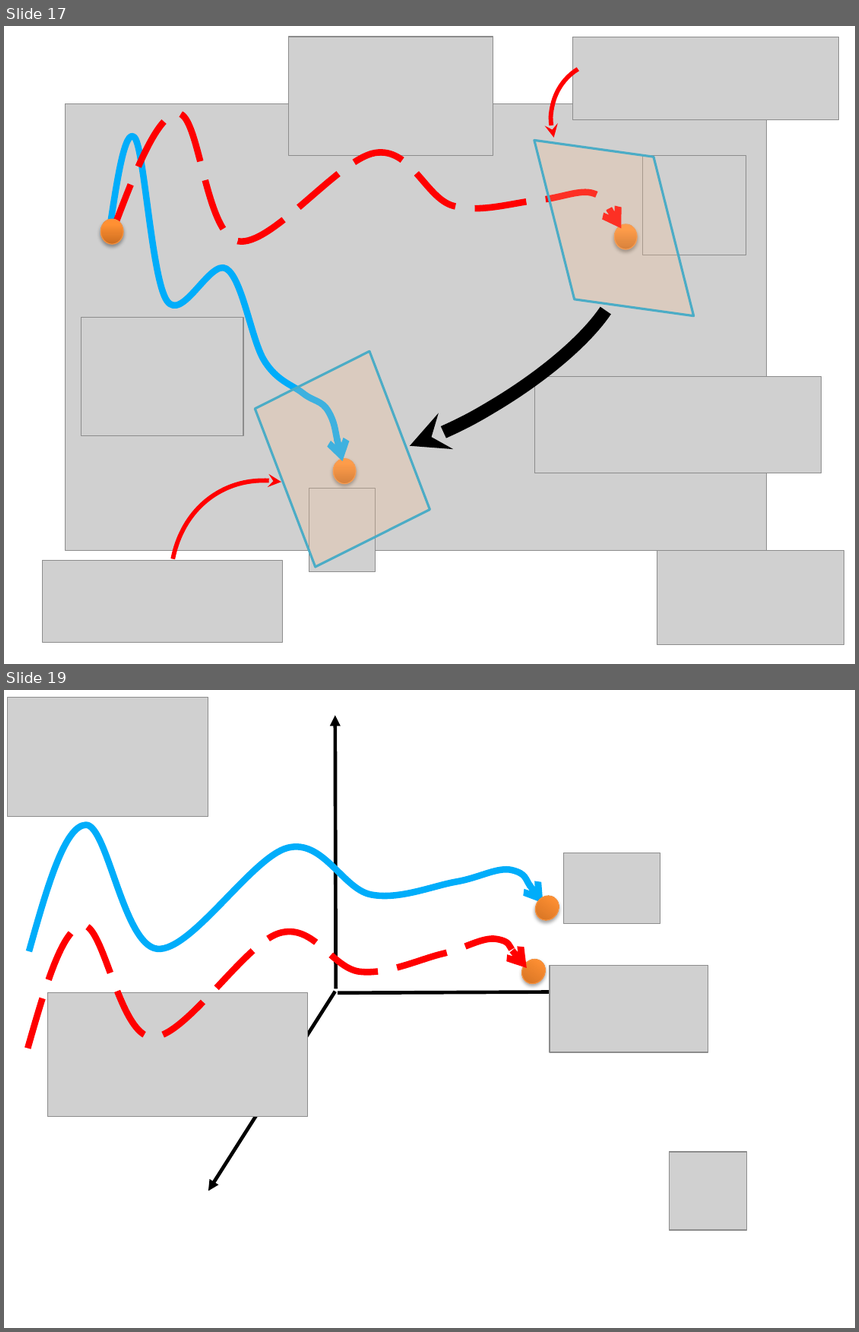
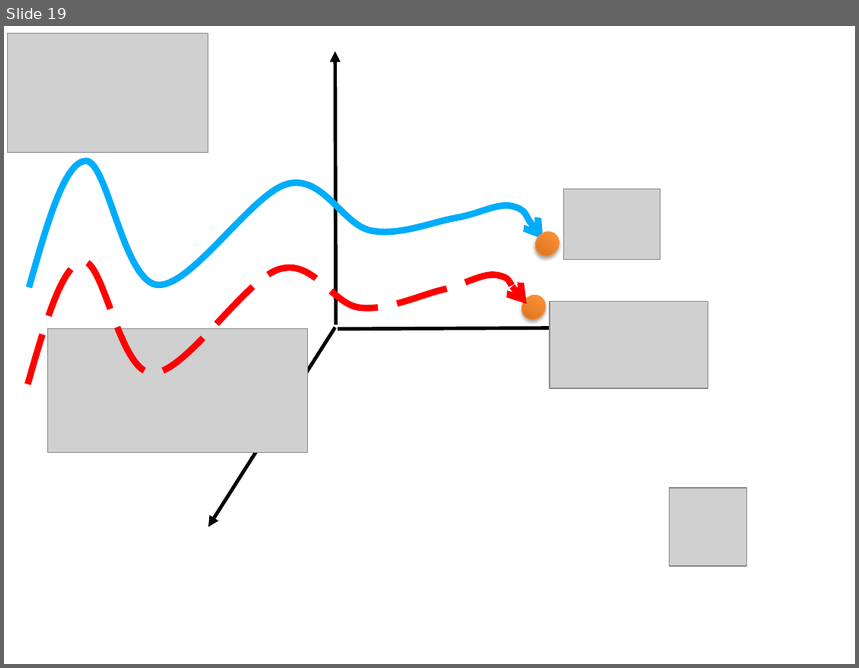
Before and after one commit to namvo88/Thesis-Quadrotor, a slide deck: StyleStuff/figures.pptx. Shown one above the other, each under a label of ours: slides 17 and 19 before the commit, slide 19 after it; the slides between them are not shown. The pictures are 859x1332 and 859x668 pixels, drawn with LibreOffice and Linux fonts; fonts in the diff are those of the drawing; grey boxes stand for pictures. Boxes give left, top, right and bottom in pixels: in the first picture for what was removed or moved away, otherwise in the second. Text is boxed around its words. In the diff, an @@ line names an element or a change of style, - is before the commit and + after.

```diff
--- a/StyleStuff/figures.pptx
+++ b/StyleStuff/figures.pptx
@@ slide 17 removed at (4, 26, 855, 664), background #FFFFFF @@
@@ freeform shape removed at (77, 26, 621, 436) @@
@@ picture removed at (289, 36, 493, 155) @@
@@ arc (boxed as its full ellipse) removed at (536, 47, 679, 194) @@
@@ picture removed at (572, 37, 839, 119) @@
@@ picture removed at (66, 104, 767, 551) @@
@@ freeform shape removed at (90, 107, 342, 499) @@
@@ parallelogram removed at (514, 140, 715, 316) @@
@@ picture removed at (643, 155, 747, 255) @@
@@ ellipse removed at (101, 219, 124, 245) @@
@@ arc (boxed as its full ellipse) removed at (296, 224, 642, 493) @@
@@ ellipse removed at (614, 224, 637, 250) @@
@@ picture removed at (82, 318, 244, 436) @@
@@ parallelogram removed at (240, 351, 444, 567) @@
@@ picture removed at (535, 376, 822, 474) @@
@@ arc (boxed as its full ellipse) removed at (123, 436, 455, 664) @@
@@ ellipse removed at (333, 459, 357, 485) @@
@@ picture removed at (310, 488, 376, 572) @@
@@ picture removed at (42, 561, 282, 643) @@
@@ picture removed at (657, 551, 844, 645) @@
```
Also in this commit, not shown: 1 slide added, 18 other files.
